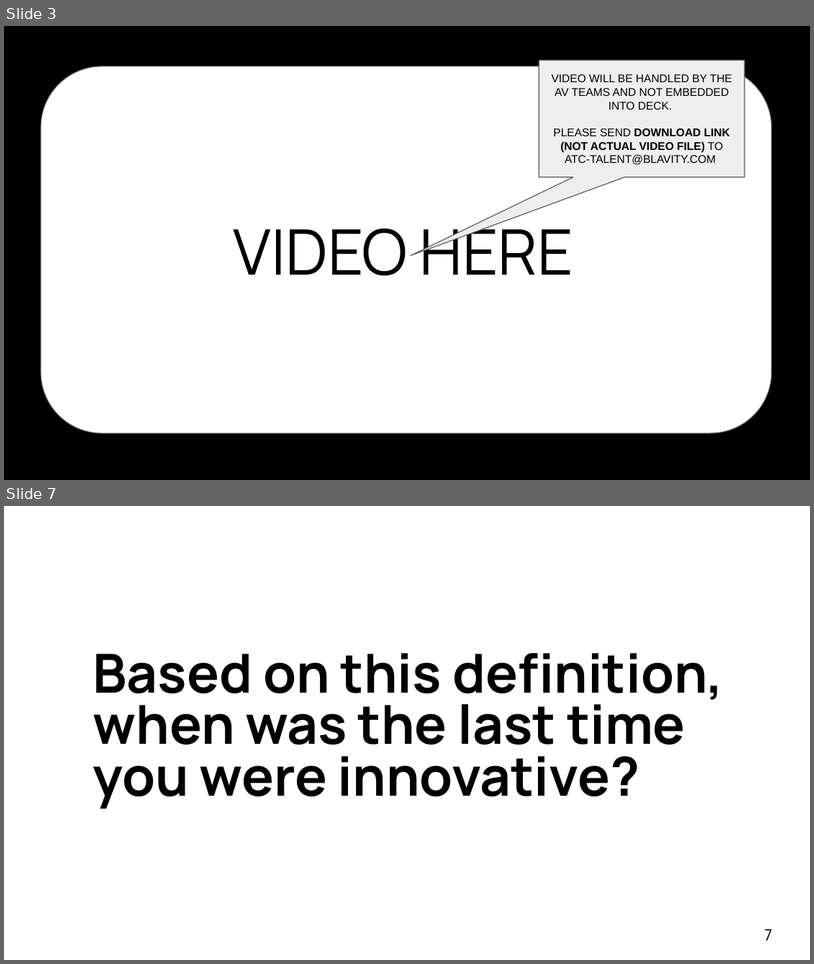
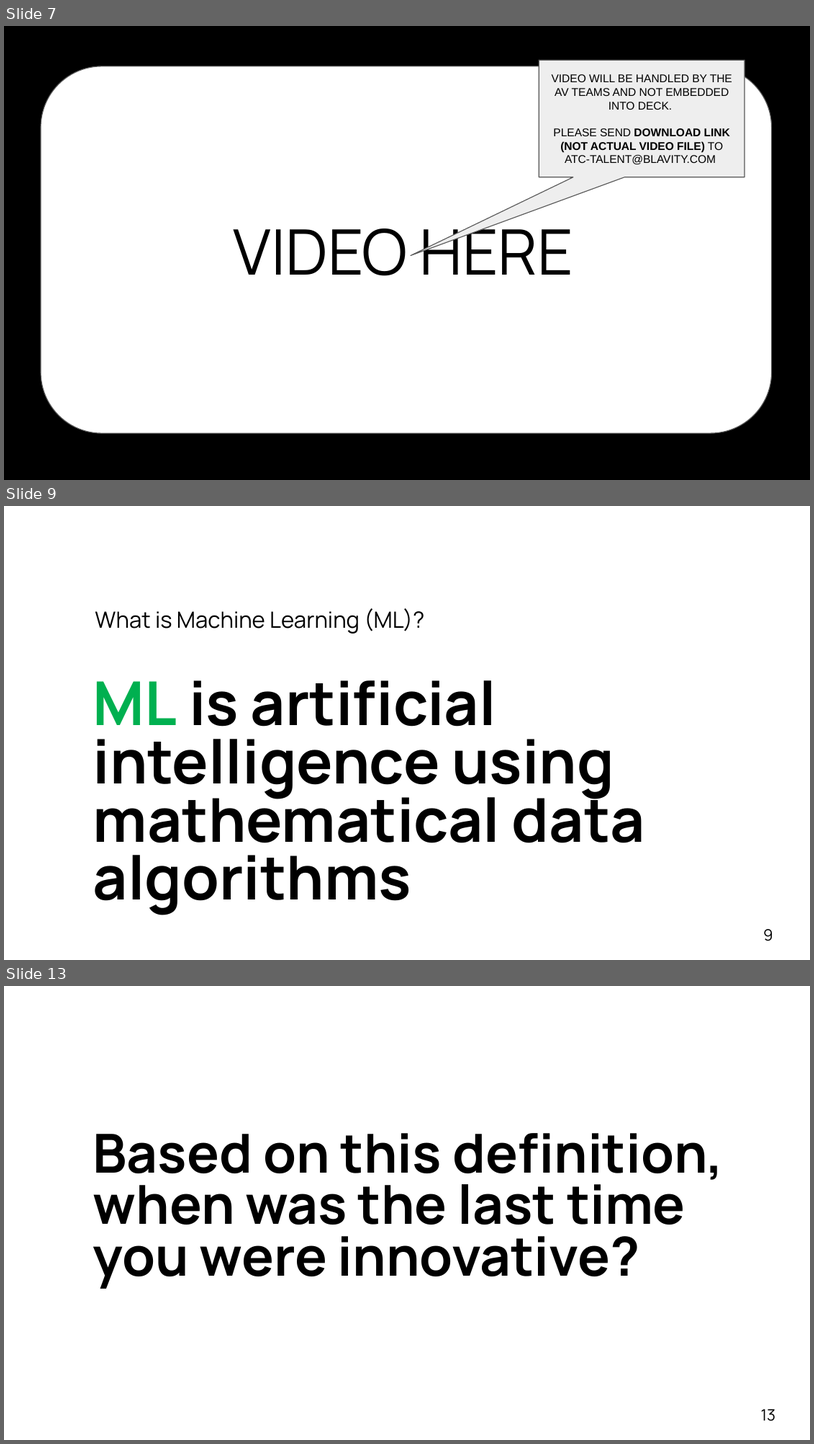
Before and after one commit to ggreen/real-time-AI-ML-event-streaming, a slide deck: docs/conferences/afrotech-realtime-ai-2024.pptx. Shown one above the other, each under a label of ours: slides 3 and 7 before the commit, slides 7, 9 and 13 after it; the slides between them are not shown. The pictures are 814x964 and 814x1444 pixels, drawn with LibreOffice and Linux fonts; fonts in the diff are those of the drawing; background and template pictures are left out. Boxes give left, top, right and bottom in pixels: in the first picture for what was removed or moved away, otherwise in the second. Text is boxed around its words. In the diff, an @@ line names an element or a change of style, - is before the commit and + after.

```diff
--- a/docs/conferences/afrotech-realtime-ai-2024.pptx
+++ b/docs/conferences/afrotech-realtime-ai-2024.pptx
@@ slide 9 added at [4,506,810,960], background #FFFFFF @@
@@ text added at [95,608,424,633], 20 pt, text #000000 @@
+What is Machine Learning (ML)?
@@ text added at [93,680,646,915], 54 pt, text #000000, bold @@
+ML is artificial intelligence using mathematical data algorithms
@@ page number added at [764,929,774,941], 14 pt, text #000000 @@
+9
@@ what was slide 3 is now slide 7 @@
@@ what was slide 7 is now slide 13 @@
@@ page number at [761,1409,777,1421]: text changed @@
-7
+13
```
Also in this commit, not shown: 8 other slides added, 3 slides removed.
